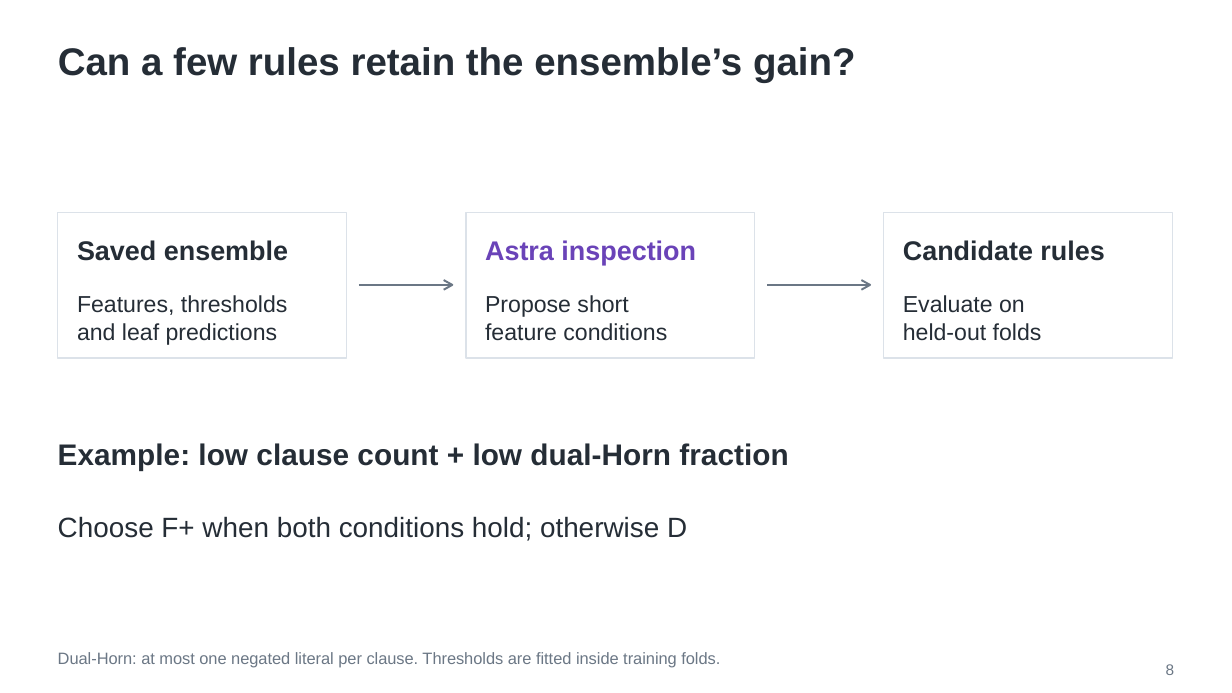
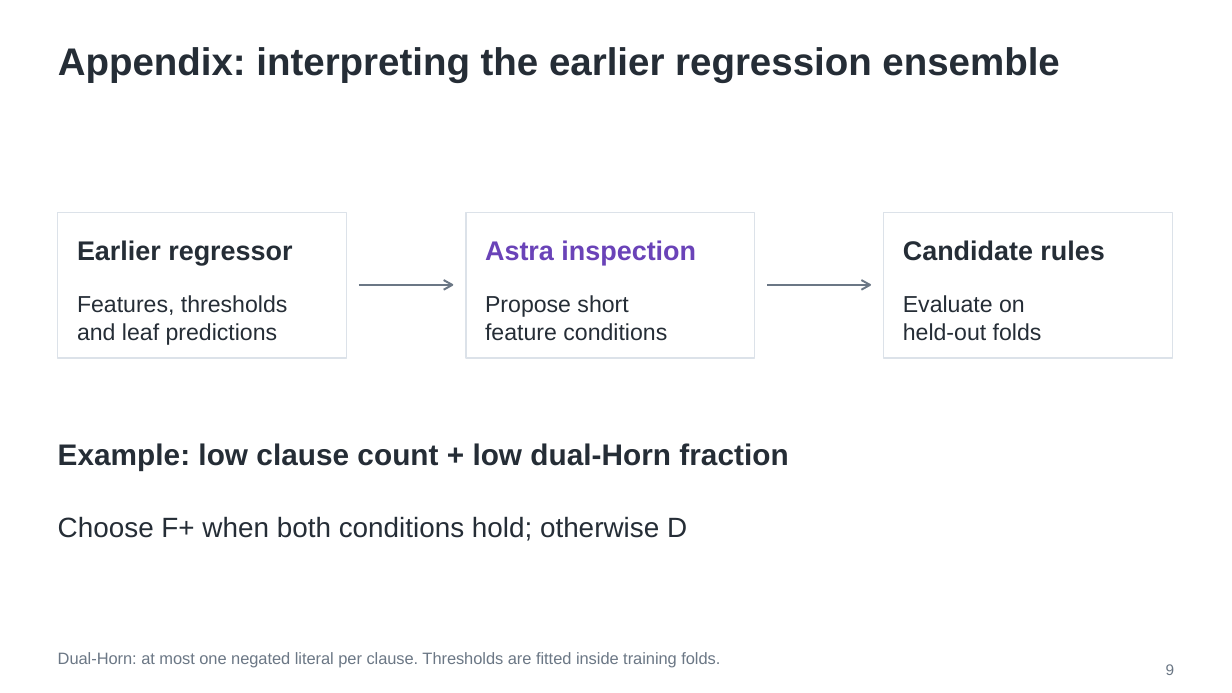
Before and after one commit to Roushelfy/online-tuning-forcephase, a slide deck: slide 9 of presentations/forcephase-20261111/forcephase-results.pptx (slide 8 before the commit). Drawn at 1232x693 pixels with LibreOffice and Linux fonts; fonts in the diff are those of the drawing. Boxes give left, top, right and bottom in pixels: in the first picture for what was removed or moved away, otherwise in the second. Text is boxed around its words. In the diff, an @@ line names an element or a change of style, - is before the commit and + after.

Commit message:
Focus presentation on 42-input cost-weighted tree ensemble

```diff
--- a/presentations/forcephase-20261111/forcephase-results.pptx
+++ b/presentations/forcephase-20261111/forcephase-results.pptx
@@ text at (x1=58, y1=47, x2=1059, y2=82): text changed @@
-Can a few rules retain the ensemble’s gain?
+Appendix: interpreting the earlier regression ensemble
@@ text at (x1=77, y1=240, x2=292, y2=265): text changed @@
-Saved ensemble
+Earlier regressor
```
Also in this commit, not shown: 10 other slides changed, 2 slides added, 20 other files.
